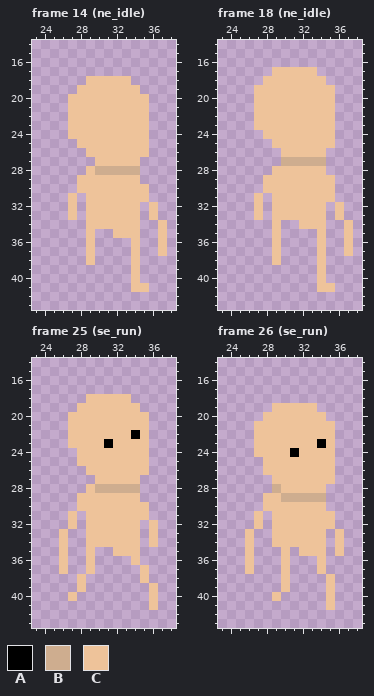
Two versions of one pixel-art file, Assets/Sprites/Player/Simple Pete.aseprite. The first picture shows the starting point.
64x64 pixels, 60 frames. Colours within 5 levels of each other are drawn and written as one. Shown: frame 14 (ne_idle): x 23..38, y 14..43; frame 18 (ne_idle): x 23..38, y 14..43; frame 25 (se_run): x 23..38, y 14..43; frame 26 (se_run): x 23..38, y 14..43. The commit also changed other frames, which this record leaves out.
Visible layers, top first: "Head", "Body".
Palette (. is transparent): A #000000  B #cead8f  C #eec39a
Pixels before, frame 14 (ne_idle), first column x 27:
18 ..CCCCC....
19 .CCCCCCC...
20 CCCCCCCCC..
21 CCCCCCCCC..
22 CCCCCCCCC..
23 CCCCCCCCC..
24 CCCCCCCCC..
25 .CCCCCCCC..
26 ..CCCCCCC..
27 ...CCCCC...
28 ..CBBBBB...
29 .CCCCCCC...
30 .CCCCCCCC..
31 C.CCCCCCC..
32 C.CCCCCC.C.
33 C.CCCCCC.C.
34 ..CCCCCC..C
35 ..C..CCC..C
36 ..C....C..C
37 ..C....C..C
38 ..C....C...
39 .......C...
40 .......C...
41 .......CC..
Pixels before, frame 18 (ne_idle), first column x 27:
17 ..CCCCC....
18 .CCCCCCC...
19 CCCCCCCCC..
20 CCCCCCCCC..
21 CCCCCCCCC..
22 CCCCCCCCC..
23 CCCCCCCCC..
24 .CCCCCCCC..
25 ..CCCCCCC..
26 ...CCCCC...
27 ...BBBBB...
28 ..CCCCCC...
29 .CCCCCCCC..
30 .CCCCCCCC..
31 C.CCCCCCC..
32 C.CCCCCC.C.
33 C.CCCCCC.C.
34 ..C..CCC..C
35 ..C....C..C
36 ..C....C..C
37 ..C....C..C
38 ..C....C...
39 .......C...
40 .......C...
41 .......CC..
Pixels before, frame 25 (se_run), first column x 26:
18 ...CCCCC...
19 ..CCCCCCC..
20 .CCCCCCCCC.
21 .CCCCCCCCC.
22 .CCCCCCCAC.
23 .CCCCACCCC.
24 ..CCCCCCCC.
25 ..CCCCCCCC.
26 ...CCCCCCC.
27 ....CCCCC..
28 ...CBBBBB..
29 ..CCCCCCC..
30 ..CCCCCCCC.
31 .C.CCCCCCC.
32 .C.CCCCCC.C
33 C..CCCCCC.C
34 C..CCCCCC.C
35 C..C..CCC..
36 C..C....C..
37 C..C.....C.
38 ..C......C.
39 ..C.......C
40 .C........C
41 ..........C
Pixels before, frame 26 (se_run), first column x 26:
19 ...CCCCC...
20 ..CCCCCCC..
21 .CCCCCCCCC.
22 .CCCCCCCCC.
23 .CCCCCCCAC.
24 .CCCCACCCC.
25 ..CCCCCCCC.
26 ..CCCCCCCC.
27 ...CCCCCCC.
28 ...BCCCCC..
29 ..CCBBBBB..
30 ..CCCCCCC..
31 .C.CCCCCCC.
32 .C.CCCCCCC.
33 C..CCCCCC.C
34 C..CCCCCC.C
35 C...C.CCC.C
36 C...C...C..
37 C...C...C..
38 ....C....C.
39 ....C....C.
40 ...C.....C.
41 .........C.
New version:
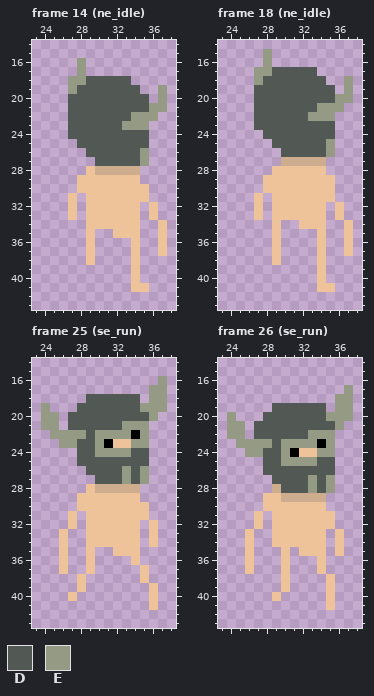
Colours new in this view: D #525854  E #949a84
Edits made:
layer "Gear/Head" added
Frame 14 (ne_idle), layer "Gear/Head":
Colour C becomes colour D in row 18 at x 29 to 33; in row 19 at x 28 to 34; in rows 20 to 21 at x 27 to 35; in row 22 at x 27 to 33; in row 23 at x 27 to 32; in row 24 at x 27 to 35.
Colour C becomes colour D in row 25 at x 28 to 35; in row 26 at x 29 to 34; in row 27 at x 30 to 34.
The author put colour E in rows 16 to 17 at x 28; in row 18 at x 27 to 28; in row 19 at x 27 and 37; in row 20 at x 37; in row 21 at x 36 to 37; in row 22 at x 36.
The author put colour E in row 27 at x 35.
Colour C becomes colour E in row 22 at x 34 to 35; in row 23 at x 33 to 35; in row 26 at x 35.
Frame 18 (ne_idle), layer "Gear/Head":
Colour C becomes colour D in row 17 at x 29 to 33; in row 18 at x 28 to 34; in rows 19 to 20 at x 27 to 35; in row 21 at x 27 to 33; in row 22 at x 27 to 32; in row 23 at x 27 to 35.
Colour C becomes colour D in row 24 at x 28 to 35; in row 25 at x 29 to 34; in row 26 at x 30 to 34.
The author put colour E in rows 15 to 16 at x 28; in row 17 at x 27 to 28; in row 18 at x 27 and 37; in row 19 at x 37; in row 20 at x 36 to 37; in row 21 at x 36.
The author put colour E in row 26 at x 35.
Colour C becomes colour E in row 21 at x 34 to 35; in row 22 at x 33 to 35; in row 25 at x 35.
Frame 25 (se_run), layer "Gear/Head":
The author put colour D in row 18 at x 34.
Colour C becomes colour D in row 18 at x 29 to 33; in row 19 at x 28 to 34; in row 20 at x 27 to 35; in row 21 at x 27 to 32; in row 22 at x 29; in row 23 at x 28 to 29.
Colour C becomes colour D in row 24 at x 28 to 29 and 34 to 35; in row 25 at x 28 to 35; in row 26 at x 29 to 32 and 34; in row 27 at x 30 to 32 and 34.
The author put colour E in row 16 at x 37; in rows 17 to 18 at x 36 to 37; in row 19 at x 24 and 35 to 37; in row 20 at x 24 to 25 and 36; in row 21 at x 24 to 25; in row 22 at x 25 to 26.
The author put colour E in row 23 at x 26; in row 27 at x 35.
Colour C becomes colour E in row 21 at x 33 to 35; in row 22 at x 27 to 28, 30 to 33 and 35; in row 23 at x 27, 30 and 34 to 35; in row 24 at x 30 to 33; in row 26 at x 33 and 35; in row 27 at x 33.
Frame 26 (se_run), layer "Gear/Head":
The author put colour D in row 19 at x 34.
Colour C becomes colour D in row 19 at x 29 to 33; in row 20 at x 28 to 34; in row 21 at x 27 to 35; in row 22 at x 27 to 32; in row 23 at x 29; in row 24 at x 28 to 29.
Colour C becomes colour D in row 25 at x 28 to 29 and 34 to 35; in row 26 at x 28 to 35; in row 27 at x 29 to 32 and 34; in row 28 at x 30 to 32 and 34.
The author put colour E in row 17 at x 37; in rows 18 to 19 at x 36 to 37; in row 20 at x 24 and 35 to 37; in row 21 at x 24 to 25 and 36; in row 22 at x 24 to 25; in row 23 at x 25 to 26.
The author put colour E in row 24 at x 26; in row 28 at x 35.
Colour C becomes colour E in row 22 at x 33 to 35; in row 23 at x 27 to 28, 30 to 33 and 35; in row 24 at x 27, 30 and 34 to 35; in row 25 at x 30 to 33; in row 27 at x 33 and 35; in row 28 at x 33.
Boxes around the changes in both pictures, in picture pixels (x1, y1, x2, y2):
changed: (68, 58, 167, 166)
changed: (254, 49, 353, 157)
changed: (41, 376, 167, 484)
changed: (227, 385, 353, 493)
